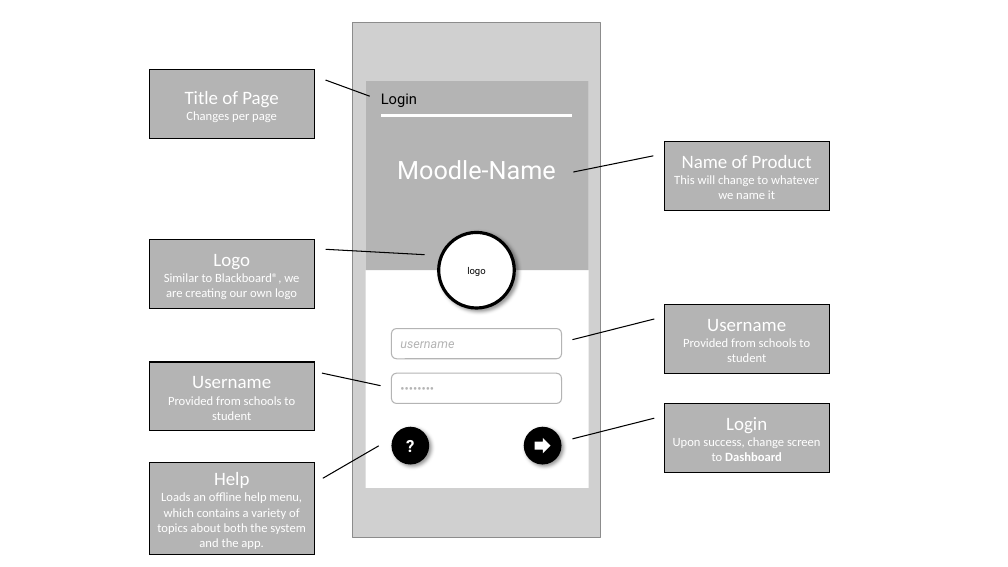
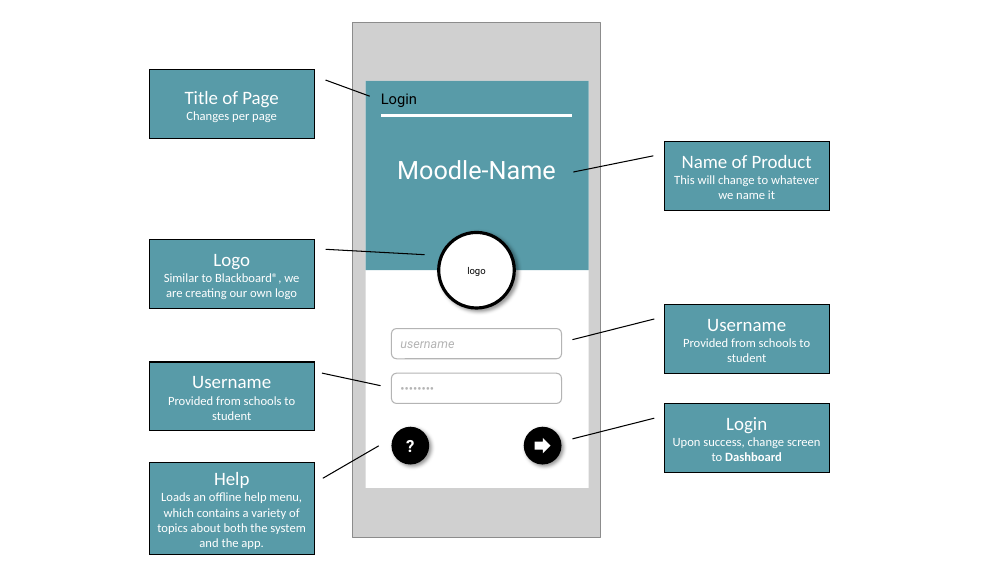
Before and after one commit to Moodle-teamCSUSM/Mobile, a slide deck: slide 2 of design/Application_WireFrame_Detail.pptx. Drawn at 1008x567 pixels with LibreOffice and Linux fonts; fonts in the diff are those of the drawing; grey boxes stand for pictures. Boxes give left, top, right and bottom in pixels: in the first picture for what was removed or moved away, otherwise in the second. Text is boxed around its words. In the diff, an @@ line names an element or a change of style, - is before the commit and + after.

Commit message:
Updated Wireframes
You can now just change the theme color to try different shades on the entire presentation

```diff
--- a/design/Application_WireFrame_Detail.pptx
+++ b/design/Application_WireFrame_Detail.pptx
@@ fill #B4B4B4 to #589BA8 in 8 elements at [150,70,315,138], [665,141,830,210], [150,239,315,308], [665,304,830,373], [150,362,315,431], [665,404,830,473], [150,462,315,554], [366,81,589,270] @@
```
Also in this commit, not shown: 5 other slides changed.
